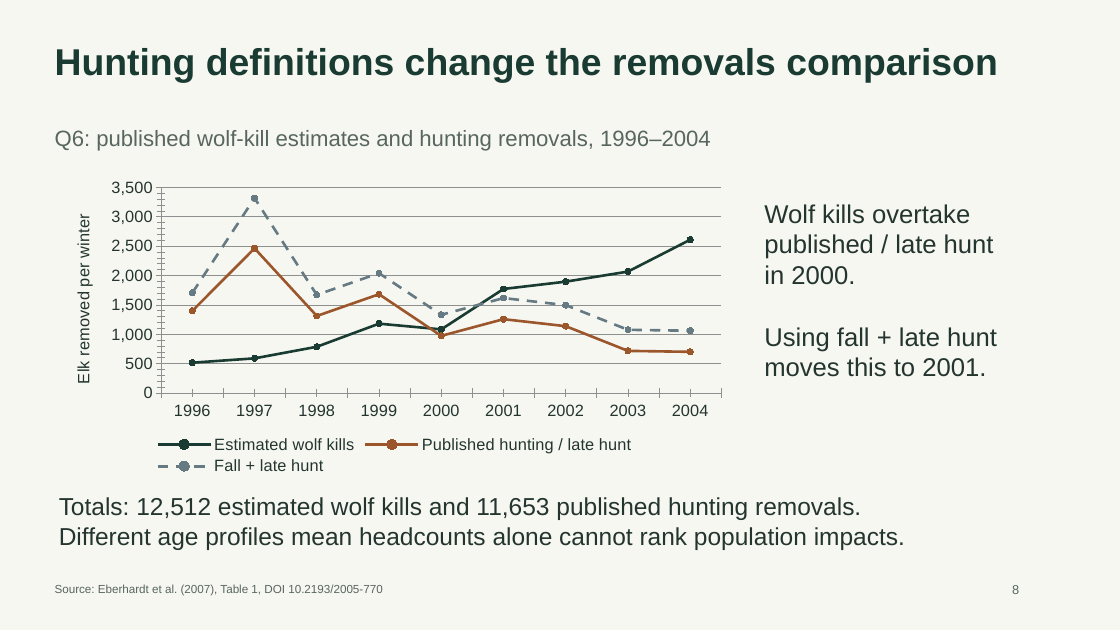
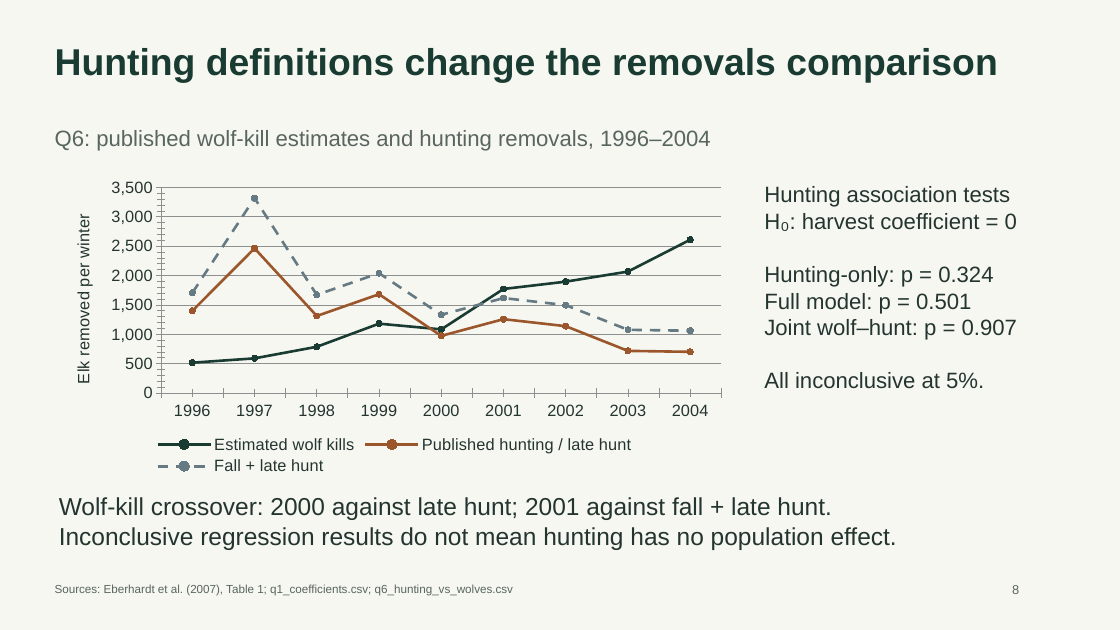
Before and after one commit to green-turtle18/yellowstone-tsa, a slide deck: slide 9 of 05_synthesis/final_presentation/Yellowstone_TSA_Combined.pptx. Drawn at 1120x630 pixels with LibreOffice and Linux fonts; fonts in the diff are those of the drawing. Boxes give left, top, right and bottom in pixels: in the first picture for what was removed or moved away, otherwise in the second. Text is boxed around its words. In the diff, an @@ line names an element or a change of style, - is before the commit and + after.

```diff
--- a/05_synthesis/final_presentation/Yellowstone_TSA_Combined.pptx
+++ b/05_synthesis/final_presentation/Yellowstone_TSA_Combined.pptx
@@ text at bbox=[764, 186, 1017, 389]: text changed; size 22 to 19 pt @@
-Wolf kills overtake
-published / late hunt
-in 2000.
-Using fall + late hunt
-moves this to 2001.
+Hunting association tests
+H₀: harvest coefficient = 0
+Hunting-only: p = 0.324
+Full model: p = 0.501
+Joint wolf–hunt: p = 0.907
+All inconclusive at 5%.
@@ text at bbox=[59, 497, 897, 550]: text changed @@
-Totals: 12,512 estimated wolf kills and 11,653 published hunting removals.
-Different age profiles mean headcounts alone cannot rank population impacts.
+Wolf-kill crossover: 2000 against late hunt; 2001 against fall + late hunt.
+Inconclusive regression results do not mean hunting has no population effect.
@@ text at bbox=[55, 584, 513, 596]: text changed @@
-Source: Eberhardt et al. (2007), Table 1, DOI 10.2193/2005-770
+Sources: Eberhardt et al. (2007), Table 1; q1_coefficients.csv; q6_hunting_vs_wolves.csv
```
Also in this commit, not shown: 17 other slides changed, 4 other files.
